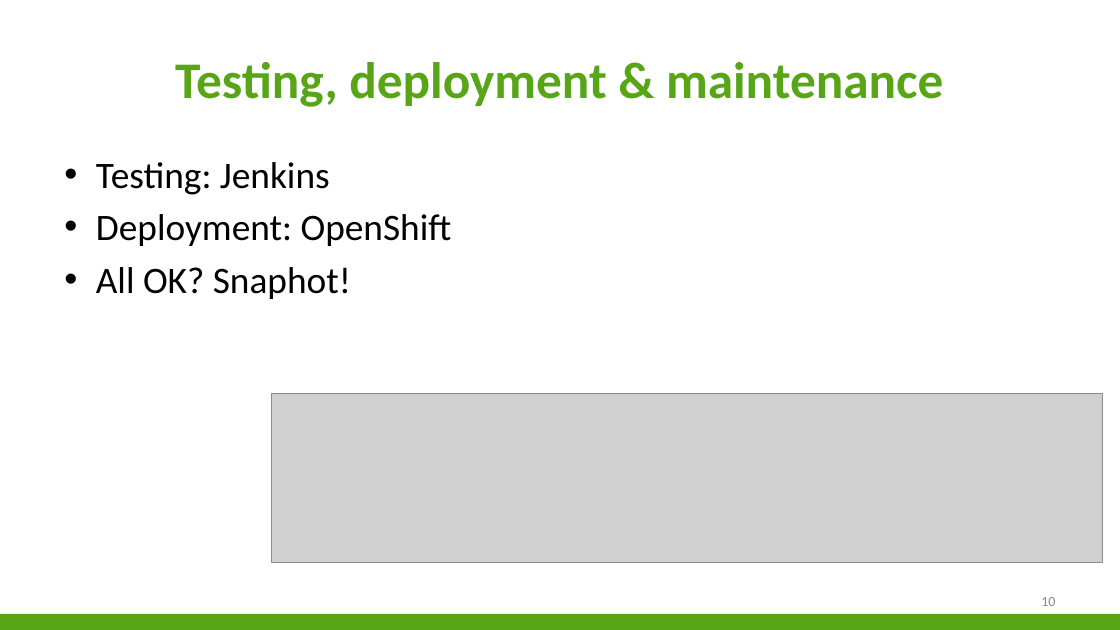
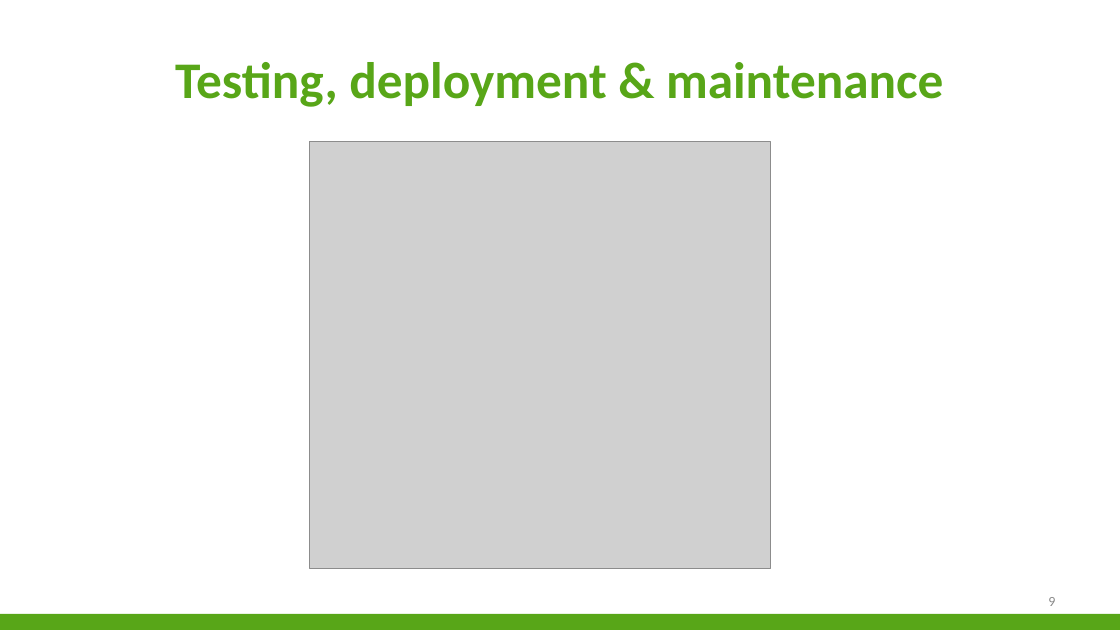
Before and after one commit to niekvandael/iTalent, a slide deck: slide 9 of italent/documents/Presentatie/Presentatie.pptx (slide 10 before the commit). Drawn at 1120x630 pixels with LibreOffice and Linux fonts; fonts in the diff are those of the drawing; grey boxes stand for pictures; background and template pictures are left out. Boxes give left, top, right and bottom in pixels: in the first picture for what was removed or moved away, otherwise in the second. Text is boxed around its words. In the diff, an @@ line names an element or a change of style, - is before the commit and + after.

Commit message:
-  ( https://italent.cloudapp.net:9443/ccm/web/projects/iTalent#action=com.ibm.team.workitem.viewWorkItem&id= )

```diff
--- a/italent/documents/Presentatie/Presentatie.pptx
+++ b/italent/documents/Presentatie/Presentatie.pptx
@@ picture added at [309, 142, 770, 569] @@
@@ text removed at [96, 162, 452, 299] @@
-• Testing: Jenkins
-• Deployment: OpenShift
-• All OK? Snaphot!
@@ picture removed at [271, 394, 1102, 563] @@
@@ page number at [1048, 597, 1055, 606]: text changed @@
-10
+9
```
Also in this commit, not shown: 1 other slide changed, 3 slides added, 2 slides removed.
